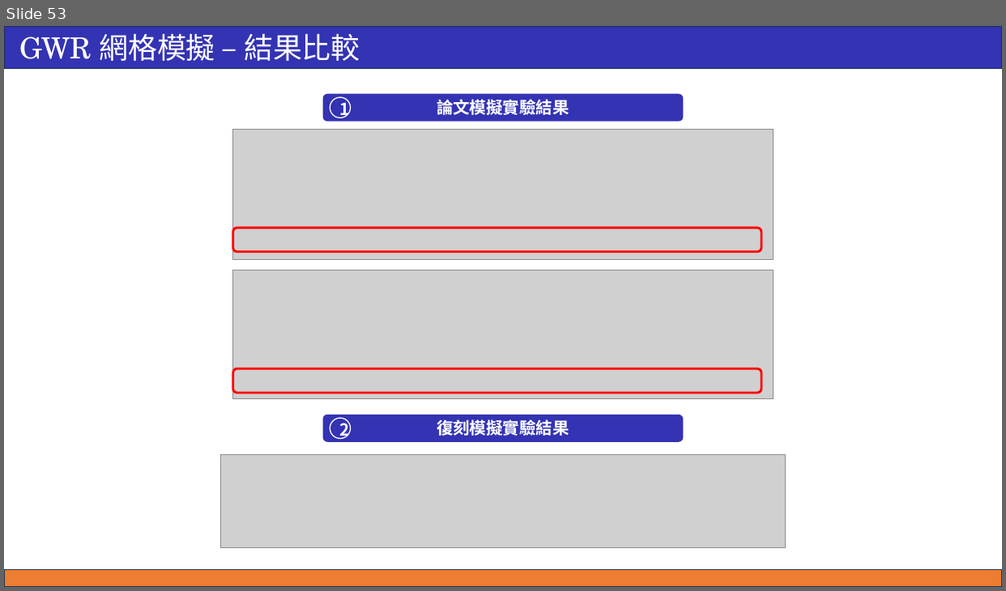
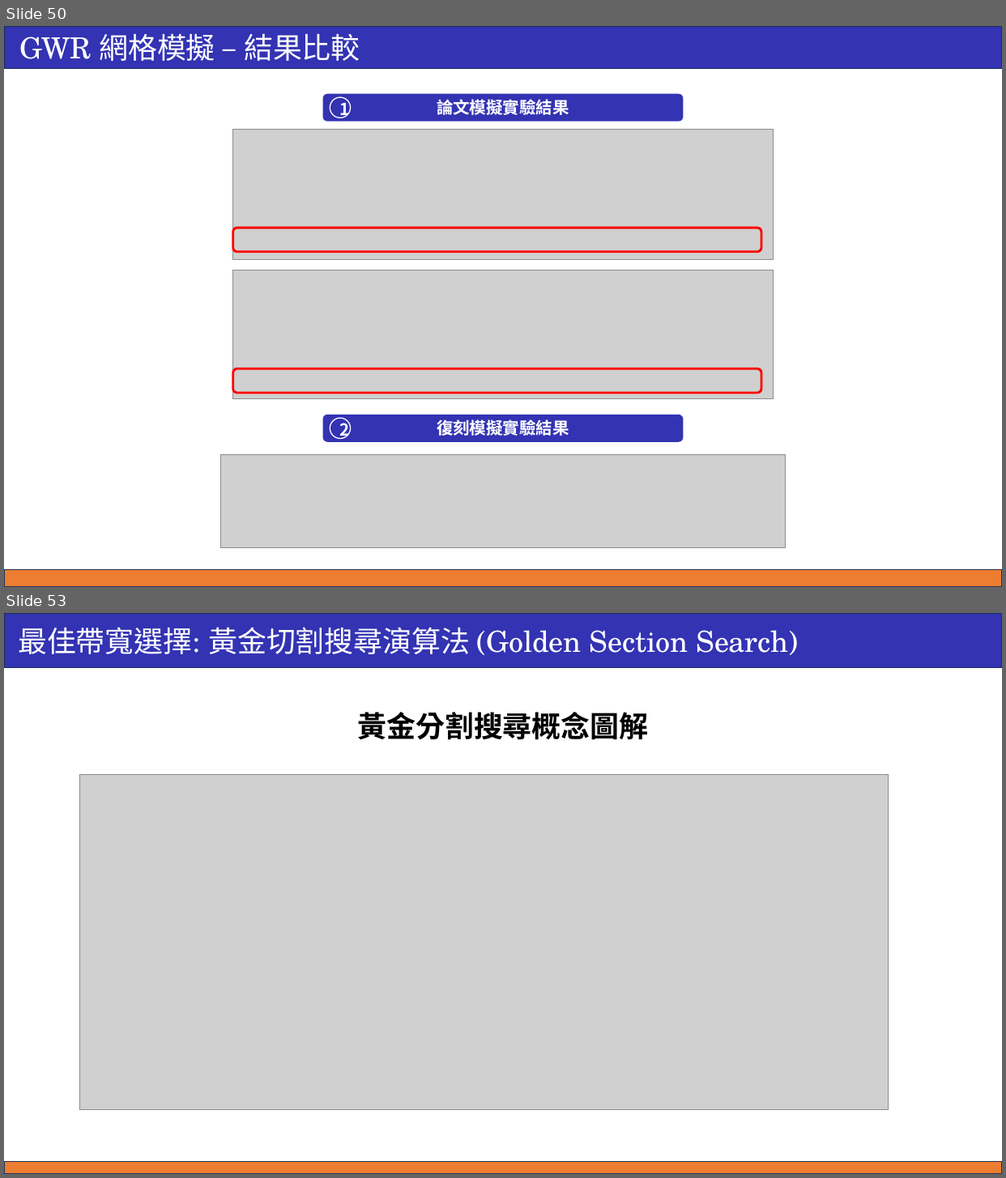
Before and after one commit to ricki0313/GWR_hw, a slide deck: theory_01/report/GWR_report_01.pptx. Shown one above the other, each under a label of ours: slide 53 before the commit, slides 50 and 53 after it; the slides between them are not shown. The pictures are 1006x591 and 1006x1178 pixels, drawn with LibreOffice and Linux fonts; fonts in the diff are those of the drawing; grey boxes stand for pictures; background and template pictures are left out. Boxes give left, top, right and bottom in pixels: in the first picture for what was removed or moved away, otherwise in the second. Text is boxed around its words. In the diff, an @@ line names an element or a change of style, - is before the commit and + after.

Commit message:
golden_0730

```diff
--- a/theory_01/report/GWR_report_01.pptx
+++ b/theory_01/report/GWR_report_01.pptx
@@ slide 53 added at [4,613,1002,1174], background #FFFFFF @@
@@ rectangle added at [4,613,1002,667], fill #3333B3, outline #1E3256 1 pt, 28 pt, text #FFFFFF @@
+最佳帶寬選擇: 黃金切割搜尋演算法 (Golden Section Search)
@@ text added at [358,712,649,740], 28 pt, text #000000, bold @@
+黃金分割搜尋概念圖解
@@ picture added at [79,775,889,1110] @@
@@ rectangle added at [4,1162,1002,1174], fill #ED7D31, outline #1E3256 1 pt @@
@@ what was slide 53 is now slide 50 @@
```
Also in this commit, not shown: 4 slides changed, 4 other slides added.
